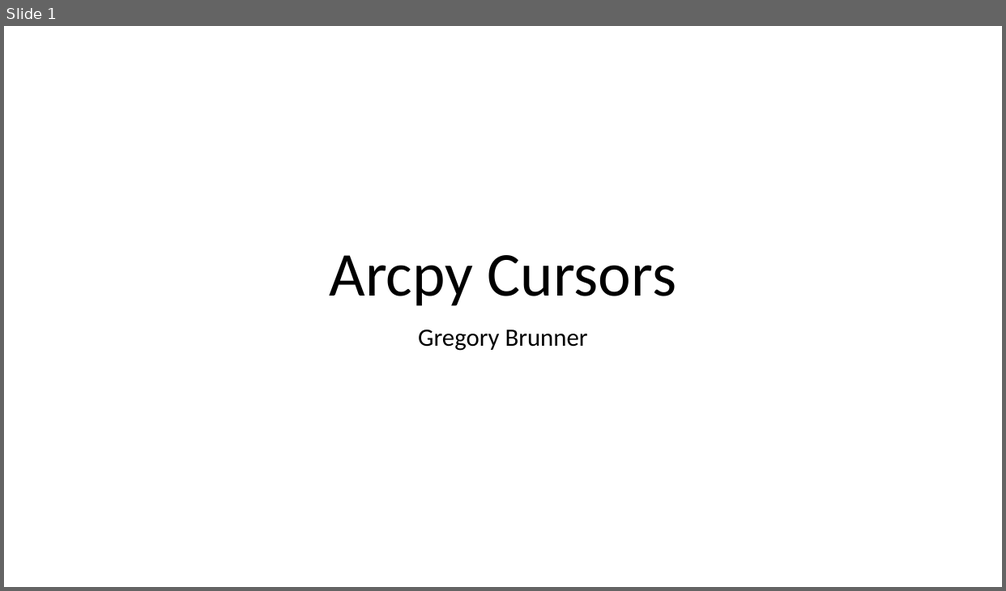
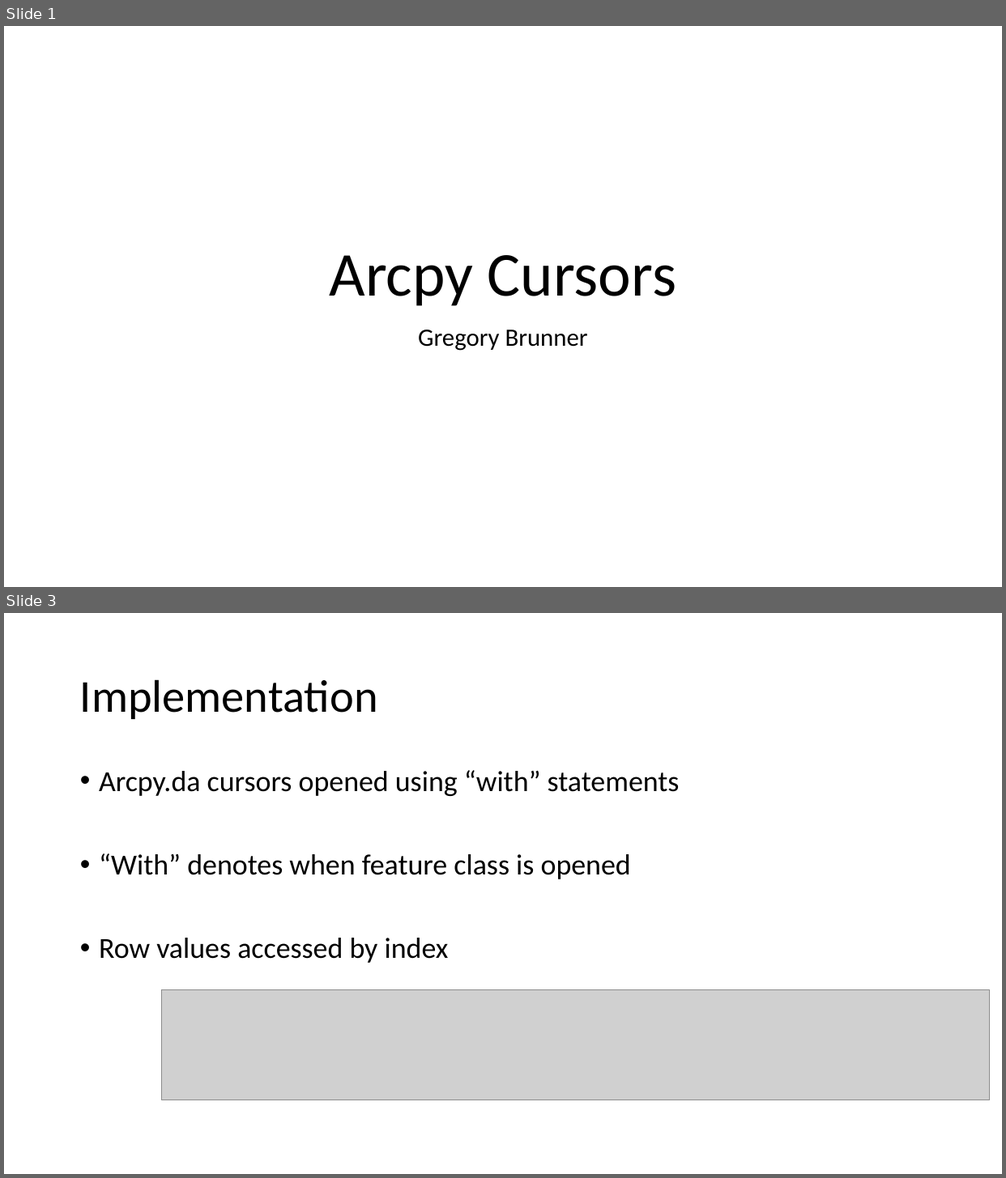
Before and after one commit to gbrunner/programming-for-gis-and-rs, a slide deck: Week_6/cursor_lecture.pptx. Shown one above the other, each under a label of ours: slide 1 before the commit, slides 1 and 3 after it; the slides between them are not shown. The pictures are 1006x591 and 1006x1178 pixels, drawn with LibreOffice and Linux fonts; fonts in the diff are those of the drawing; grey boxes stand for pictures. Boxes give left, top, right and bottom in pixels: in the first picture for what was removed or moved away, otherwise in the second. Text is boxed around its words. In the diff, an @@ line names an element or a change of style, - is before the commit and + after.

```diff
--- a/Week_6/cursor_lecture.pptx
+++ b/Week_6/cursor_lecture.pptx
@@ slide 3 added at (x1=4, y1=613, x2=1002, y2=1174), background #FFFFFF @@
@@ title added at (x1=80, y1=679, x2=378, y2=719), 44 pt, text #000000 @@
+Implementation
@@ text added at (x1=99, y1=770, x2=680, y2=963), 28 pt, text #000000 @@
+• Arcpy.da cursors opened using “with” statements
+• “With” denotes when feature class is opened
+• Row values accessed by index
@@ picture added at (x1=162, y1=990, x2=989, y2=1101) @@
```
Also in this commit, not shown: 6 other slides added.
